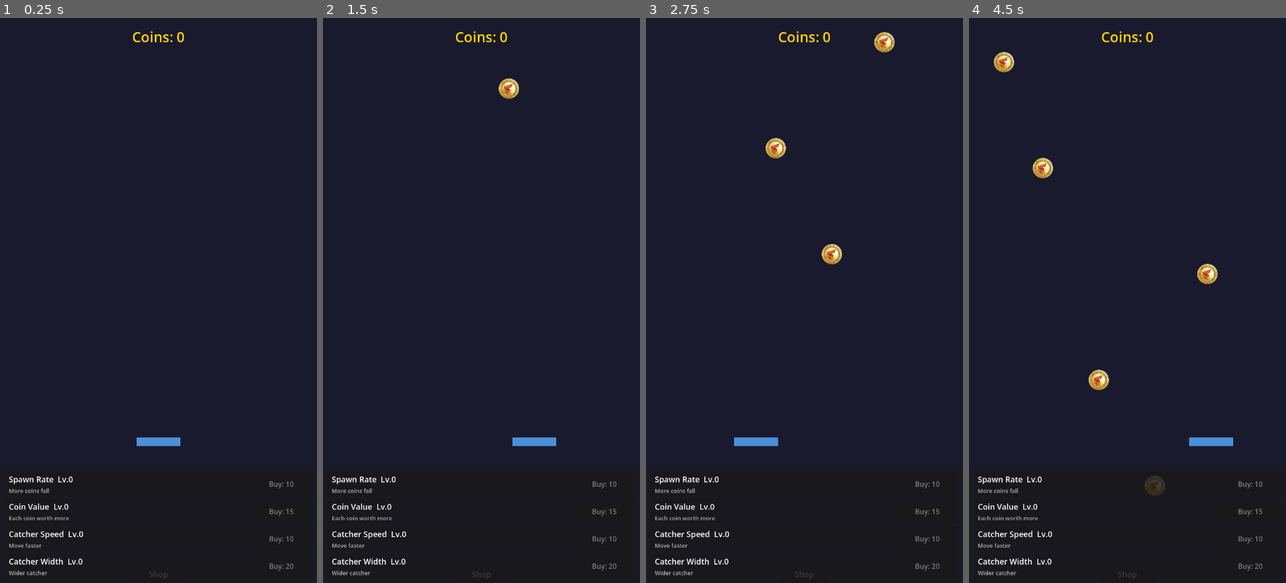
Above: before the commit, frames 1-4 (left to right).
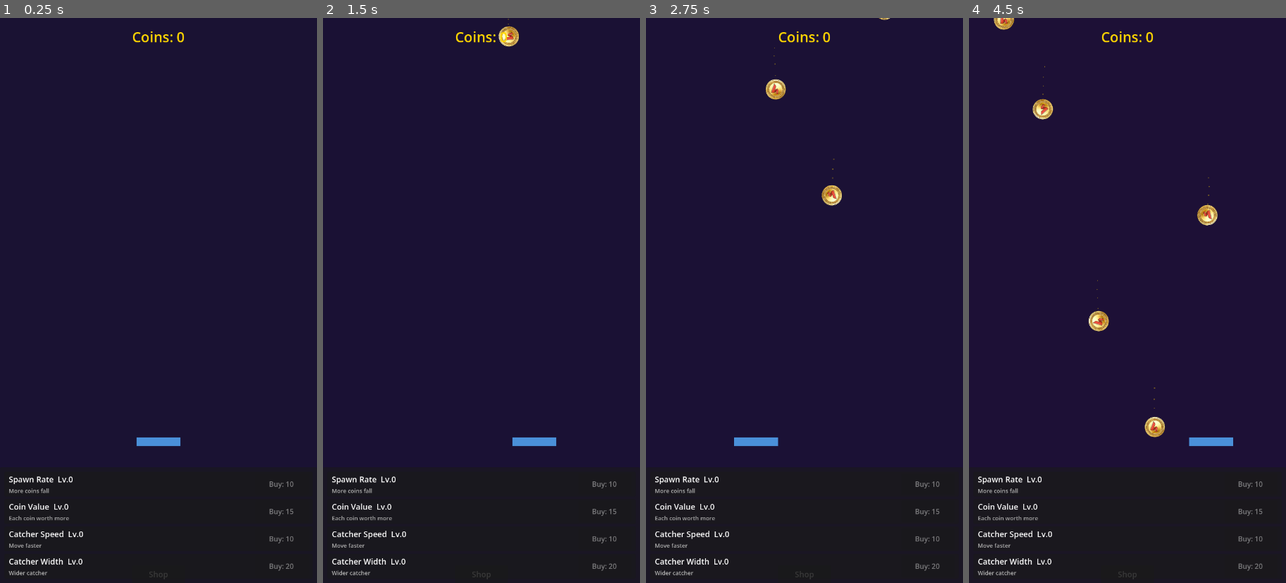
Above: after the commit, the same moments.

Repository: flexion/flexcoins
Game: Godot game, scene res://scenes/main.tscn
Same seed, same stepped clock (60 frames per second), same inputs: the game is played once before the commit and once after it. Sound files missing from this copy of the repository are replaced by a short silence.
Inputs:
- Up to frame 1 (0.25 s): no input
- Up to frame 2 (1.5 s): click "Shop" at 0.5 s; hold Right (move_right) from 1.28 s (still down)
- Up to frame 3 (2.75 s): release Right (move_right) at 2.03 s; hold Left (move_left) from 2.03 s (still down)
- Up to frame 4 (4.5 s): release Left (move_left) at 2.78 s; hold Right (move_right) 2.78-4.28 s; hold Left (move_left) from 4.28 s (still down)

The runs differ from the first frame. In frame 2, 0.4% of the frame differs, in the area x 55-62%, y 0-15%; in frame 3, 1.0%; in frame 4, 1.8%, in the area x 7-79%, y 0-85%.

Commit message:
Add game juice: particles, animations, music, milestones, and white plus text
- Looping background music (flexion-game-bonus.mp3)
- Coin rotation, slow start velocity, glow, and particle trail
- Scale-up pop and gold sparkle burst on coin collection
- Catcher motion trail when moving fast
- Currency label flash, button animation, and gold overlay on upgrade purchase
- Milestone celebration effects at 100, 500, 1K, 5K, 10K, 50K, 100K coins
- Animated background color gradient
- Floating text changed to white for visibility

Co-Authored-By: Claude Opus 4.6 <noreply@anthropic.com>

Diff:
--- a/scenes/floating_text.tscn
+++ b/scenes/floating_text.tscn
@@ -5,4 +5,4 @@
 [node name="FloatingText" type="Label"]
 script = ExtResource("1_script")
 theme_override_font_sizes/font_size = 24
-theme_override_colors/font_color = Color(1, 0.84, 0, 1)
+theme_override_colors/font_color = Color(1, 1, 1, 1)
--- a/scenes/main.tscn
+++ b/scenes/main.tscn
@@ -1,17 +1,20 @@
-[gd_scene load_steps=6 format=3 uid="uid://main_scene_001"]
+[gd_scene load_steps=8 format=3 uid="uid://main_scene_001"]
 
 [ext_resource type="Script" path="res://scripts/coin_spawner.gd" id="1_spawner_script"]
 [ext_resource type="PackedScene" path="res://scenes/coin.tscn" id="2_coin_scene"]
 [ext_resource type="PackedScene" path="res://scenes/catcher.tscn" id="3_catcher_scene"]
 [ext_resource type="PackedScene" path="res://scenes/hud.tscn" id="4_hud_scene"]
 [ext_resource type="PackedScene" path="res://scenes/floating_text.tscn" id="5_float_text"]
+[ext_resource type="Script" path="res://scripts/background.gd" id="6_bg_script"]
+[ext_resource type="AudioStream" path="res://sounds/flexion-game-bonus.mp3" id="7_music"]
 
 [node name="Main" type="Node2D"]
 
 [node name="Background" type="ColorRect" parent="."]
 offset_right = 720.0
 offset_bottom = 1280.0
-color = Color(0.101961, 0.101961, 0.180392, 1)
+color = Color(0.08, 0.08, 0.18, 1)
+script = ExtResource("6_bg_script")
 
 [node name="CoinSpawner" type="Node2D" parent="."]
 script = ExtResource("1_spawner_script")
@@ -25,4 +28,10 @@
 
 [node name="HUD" parent="." instance=ExtResource("4_hud_scene")]
 
+[node name="BackgroundMusic" type="AudioStreamPlayer" parent="."]
+stream = ExtResource("7_music")
+volume_db = -10.0
+autoplay = true
+
 [connection signal="timeout" from="CoinSpawner/Timer" to="CoinSpawner" method="_on_timer_timeout"]
+[connection signal="finished" from="BackgroundMusic" to="BackgroundMusic" method="play"]
--- /dev/null
+++ b/scripts/background.gd
@@ -0,0 +1,13 @@
+extends ColorRect
+
+var _time: float = 0.0
+
+const COLOR_A := Color(0.08, 0.08, 0.18, 1.0)   # Deep navy
+const COLOR_B := Color(0.12, 0.06, 0.22, 1.0)    # Deep purple
+const CYCLE_SPEED: float = 0.15
+
+
+func _process(delta: float) -> void:
+	_time += delta * CYCLE_SPEED
+	var t := (sin(_time) + 1.0) * 0.5
+	color = COLOR_A.lerp(COLOR_B, t)
--- a/scripts/catcher.gd
+++ b/scripts/catcher.gd
@@ -3,6 +3,9 @@
 @export var floating_text_scene: PackedScene
 
 var speed: float = 600.0
+
+var _prev_x: float = 0.0
+var _trail_particles: CPUParticles2D
 
 @onready var color_rect: ColorRect = $ColorRect
 @onready var collision_shape: CollisionShape2D = $CollisionShape2D
@@ -13,6 +16,8 @@
 	collision_shape.shape = collision_shape.shape.duplicate()
 	GameManager.upgrade_purchased.connect(_on_upgrade_purchased)
 	_apply_upgrades()
+	_prev_x = position.x
+	_setup_trail()
 
 
 func _process(delta: float) -> void:
@@ -22,11 +27,20 @@
 	var viewport_width := get_viewport_rect().size.x
 	position.x = clamp(position.x, half_width, viewport_width - half_width)
 
+	# Motion trail intensity based on speed
+	var velocity := absf(position.x - _prev_x) / delta
+	_prev_x = position.x
+	var speed_ratio := clampf(velocity / speed, 0.0, 1.0)
+	if _trail_particles:
+		_trail_particles.emitting = speed_ratio > 0.3
+		_trail_particles.amount = int(lerpf(3.0, 12.0, speed_ratio))
+
 
 func _on_area_entered(area: Area2D) -> void:
 	if area.has_method("collect"):
 		GameManager.add_currency(area.value)
 		_spawn_floating_text(area.global_position, area.value)
+		_spawn_collect_burst(area.global_position)
 		bling_sound.play()
 		area.collect()
 
@@ -50,4 +64,43 @@
 		var ft: Label = floating_text_scene.instantiate()
 		ft.text = "+%d" % value
 		ft.position = at_position + Vector2(0.0, -20.0)
+		ft.z_index = 10
 		get_parent().add_child(ft)
+
+
+func _spawn_collect_burst(at_position: Vector2) -> void:
+	var burst := CPUParticles2D.new()
+	burst.emitting = true
+	burst.one_shot = true
+	burst.explosiveness = 1.0
+	burst.amount = 12
+	burst.lifetime = 0.5
+	burst.direction = Vector2(0, -1)
+	burst.spread = 180.0
+	burst.initial_velocity_min = 80.0
+	burst.initial_velocity_max = 180.0
+	burst.gravity = Vector2(0, 200)
+	burst.scale_amount_min = 2.0
+	burst.scale_amount_max = 5.0
+	burst.color = Color(1.0, 0.84, 0.0, 0.9)
+	burst.position = at_position
+	burst.z_index = 5
+	get_parent().add_child(burst)
+	# Self-free after particles are done
+	get_tree().create_timer(burst.lifetime + 0.1).timeout.connect(burst.queue_free)
+
+
+func _setup_trail() -> void:
+	_trail_particles = CPUParticles2D.new()
+	_trail_particles.emitting = false
+	_trail_particles.amount = 6
+	_trail_particles.lifetime = 0.3
+	_trail_particles.direction = Vector2(0, 1)
+	_trail_particles.spread = 30.0
+	_trail_particles.initial_velocity_min = 20.0
+	_trail_particles.initial_velocity_max = 50.0
+	_trail_particles.gravity = Vector2.ZERO
+	_trail_particles.scale_amount_min = 2.0
+	_trail_particles.scale_amount_max = 4.0
+	_trail_particles.color = Color(0.4, 0.65, 1.0, 0.4)
+	add_child(_trail_particles)
--- a/scripts/coin.gd
+++ b/scripts/coin.gd
@@ -3,18 +3,64 @@
 @export var fall_speed: float = 300.0
 var value: int = 1
 
+var _current_speed: float = 0.0
+var _rotation_speed: float = 0.0
+
+@onready var sprite: Sprite2D = $Sprite2D
+
 
 func _ready() -> void:
 	value = GameManager.get_coin_value()
+	rotation = randf_range(0.0, TAU)
+	_rotation_speed = randf_range(-1.5, 1.5)
+	_current_speed = fall_speed * 0.15
+	_add_glow()
+	_add_trail()
 
 
 func _process(delta: float) -> void:
-	position.y += fall_speed * delta
+	_current_speed = move_toward(_current_speed, fall_speed, fall_speed * delta * 0.8)
+	position.y += _current_speed * delta
+	rotation += _rotation_speed * delta
 
 
 func collect() -> void:
-	queue_free()
+	set_deferred("monitoring", false)
+	set_deferred("monitorable", false)
+	set_process(false)
+	# Scale-up pop before disappearing
+	var tween := create_tween()
+	tween.tween_property(sprite, "scale", Vector2(0.55, 0.55), 0.07).set_ease(Tween.EASE_OUT)
+	tween.tween_property(sprite, "scale", Vector2(0.0, 0.0), 0.09).set_ease(Tween.EASE_IN)
+	tween.parallel().tween_property(self, "modulate:a", 0.0, 0.09)
+	tween.tween_callback(queue_free)
 
 
 func _on_screen_exited() -> void:
 	queue_free()
+
+
+func _add_glow() -> void:
+	# Faint glow behind the coin using a scaled-up tinted copy of the sprite
+	var glow := Sprite2D.new()
+	glow.texture = sprite.texture
+	glow.scale = Vector2(0.55, 0.55)
+	glow.modulate = Color(1.0, 0.84, 0.0, 0.2)
+	glow.z_index = -1
+	add_child(glow)
+
+
+func _add_trail() -> void:
+	var trail := CPUParticles2D.new()
+	trail.emitting = true
+	trail.amount = 5
+	trail.lifetime = 0.35
+	trail.direction = Vector2(0, -1)
+	trail.spread = 15.0
+	trail.initial_velocity_min = 8.0
+	trail.initial_velocity_max = 20.0
+	trail.gravity = Vector2.ZERO
+	trail.scale_amount_min = 1.5
+	trail.scale_amount_max = 3.0
+	trail.color = Color(1.0, 0.84, 0.0, 0.35)
+	add_child(trail)
--- a/scripts/game_manager.gd
+++ b/scripts/game_manager.gd
@@ -2,10 +2,12 @@
 
 signal currency_changed(new_amount: int)
 signal upgrade_purchased(upgrade_id: String)
+signal milestone_reached(amount: int)
 
 const SAVE_PATH: String = "user://save.json"
 const MAX_OFFLINE_SECONDS: float = 28800.0  # 8 hours
 const OFFLINE_EFFICIENCY: float = 0.5
+const MILESTONES: Array[int] = [100, 500, 1000, 5000, 10000, 50000, 100000]
 
 const UPGRADE_DATA: Dictionary = {
 	"spawn_rate": {"name": "Spawn Rate", "description": "More coins fall", "base_cost": 10, "cost_growth": 1.15},
@@ -18,6 +20,7 @@
 var _upgrade_levels: Dictionary = {}
 var _last_played: float = 0.0
 var _offline_earnings: int = 0
+var _last_milestone: int = 0
 
 func _ready() -> void:
 	get_tree().auto_accept_quit = false
@@ -30,6 +33,10 @@
 	autosave_timer.timeout.connect(save_game)
 	add_child(autosave_timer)
 	autosave_timer.start()
+	# Set initial milestone based on loaded currency
+	for m: int in MILESTONES:
+		if currency >= m:
+			_last_milestone = m
 
 func _notification(what: int) -> void:
 	if what == NOTIFICATION_WM_CLOSE_REQUEST:
@@ -37,8 +44,10 @@
 		get_tree().quit()
 
 func add_currency(amount: int) -> void:
+	var old_currency := currency
 	currency += amount
 	currency_changed.emit(currency)
+	_check_milestones(old_currency, currency)
 
 func get_upgrade_level(upgrade_id: String) -> int:
 	return _upgrade_levels.get(upgrade_id, 0)
@@ -114,3 +123,9 @@
 	# This fires before scene nodes connect signals. Consumers must read
 	# GameManager.currency in their own _ready() for the initial value.
 	currency_changed.emit(currency)
+
+func _check_milestones(old_amount: int, new_amount: int) -> void:
+	for m: int in MILESTONES:
+		if old_amount < m and new_amount >= m and m > _last_milestone:
+			_last_milestone = m
+			milestone_reached.emit(m)
--- a/scripts/hud.gd
+++ b/scripts/hud.gd
@@ -1,6 +1,9 @@
 extends CanvasLayer
 
 @export var upgrade_button_scene: PackedScene
+
+var _gold_flash: ColorRect
+var _milestone_label: Label
 
 @onready var currency_label: Label = %CurrencyLabel
 @onready var upgrade_container: VBoxContainer = %UpgradeContainer
@@ -13,10 +16,14 @@
 
 func _ready() -> void:
 	GameManager.currency_changed.connect(_on_currency_changed)
+	GameManager.upgrade_purchased.connect(_on_upgrade_purchased)
+	GameManager.milestone_reached.connect(_on_milestone_reached)
 	_on_currency_changed(GameManager.currency)
 	_create_upgrade_buttons()
 	shop_toggle.pressed.connect(_on_shop_toggle_pressed)
 	_check_offline_earnings()
+	_create_gold_flash_overlay()
+	_create_milestone_label()
 
 
 func _on_currency_changed(new_amount: int) -> void:
@@ -49,3 +56,105 @@
 func _on_welcome_dismissed() -> void:
 	welcome_panel.visible = false
 	GameManager.clear_offline_earnings()
+
+
+func _on_upgrade_purchased(_upgrade_id: String) -> void:
+	_flash_currency_label()
+	_flash_gold_overlay()
+
+
+func _flash_currency_label() -> void:
+	var tween := create_tween()
+	currency_label.add_theme_color_override("font_color", Color(1.0, 1.0, 1.0, 1.0))
+	tween.tween_property(currency_label, "scale", Vector2(1.3, 1.3), 0.1).set_ease(Tween.EASE_OUT)
+	tween.tween_property(currency_label, "scale", Vector2(1.0, 1.0), 0.15).set_ease(Tween.EASE_IN)
+	tween.tween_callback(func() -> void:
+		currency_label.add_theme_color_override("font_color", Color(1.0, 0.84, 0.0, 1.0))
+	)
+
+
+func _create_gold_flash_overlay() -> void:
+	_gold_flash = ColorRect.new()
+	_gold_flash.anchors_preset = Control.PRESET_FULL_RECT
+	_gold_flash.offset_right = 720.0
+	_gold_flash.offset_bottom = 1280.0
+	_gold_flash.color = Color(1.0, 0.84, 0.0, 0.0)
+	_gold_flash.mouse_filter = Control.MOUSE_FILTER_IGNORE
+	add_child(_gold_flash)
+
+
+func _flash_gold_overlay() -> void:
+	var tween := create_tween()
+	_gold_flash.color.a = 0.15
+	tween.tween_property(_gold_flash, "color:a", 0.0, 0.3).set_ease(Tween.EASE_OUT)
+
+
+func _create_milestone_label() -> void:
+	_milestone_label = Label.new()
+	_milestone_label.horizontal_alignment = HORIZONTAL_ALIGNMENT_CENTER
+	_milestone_label.vertical_alignment = VERTICAL_ALIGNMENT_CENTER
+	_milestone_label.anchors_preset = Control.PRESET_CENTER
+	_milestone_label.offset_left = -300.0
+	_milestone_label.offset_right = 300.0
+	_milestone_label.offset_top = -60.0
+	_milestone_label.offset_bottom = 60.0
+	_milestone_label.add_theme_font_size_override("font_size", 48)
+	_milestone_label.add_theme_color_override("font_color", Color(1.0, 0.84, 0.0, 1.0))
+	_milestone_label.modulate.a = 0.0
+	_milestone_label.mouse_filter = Control.MOUSE_FILTER_IGNORE
+	add_child(_milestone_label)
+
+
+func _on_milestone_reached(amount: int) -> void:
+	_show_milestone_celebration(amount)
+
+
+func _show_milestone_celebration(amount: int) -> void:
+	_milestone_label.text = "%d COINS!" % amount
+	_milestone_label.scale = Vector2(0.5, 0.5)
+
+	# Big gold screen flash
+	_gold_flash.color.a = 0.3
+	var flash_tween := create_tween()
+	flash_tween.tween_property(_gold_flash, "color:a", 0.0, 0.6).set_ease(Tween.EASE_OUT)
+
+	# Animated milestone text
+	var tween := create_tween()
+	tween.tween_property(_milestone_label, "modulate:a", 1.0, 0.15)
+	tween.parallel().tween_property(_milestone_label, "scale", Vector2(1.2, 1.2), 0.2).set_ease(Tween.EASE_OUT).set_trans(Tween.TRANS_BACK)
+	tween.tween_property(_milestone_label, "scale", Vector2(1.0, 1.0), 0.15)
+	tween.tween_interval(1.0)
+	tween.tween_property(_milestone_label, "modulate:a", 0.0, 0.4)
+	tween.tween_property(_milestone_label, "scale", Vector2(0.5, 0.5), 0.01)
+
+	# Spawn celebration particles across the screen
+	_spawn_celebration_particles()
+
+
+func _spawn_celebration_particles() -> void:
+	for i: int in range(3):
+		var burst := CPUParticles2D.new()
+		burst.emitting = true
+		burst.one_shot = true
+		burst.explosiveness = 0.8
+		burst.amount = 20
+		burst.lifetime = 1.2
+		burst.direction = Vector2(0, -1)
+		burst.spread = 180.0
+		burst.initial_velocity_min = 150.0
+		burst.initial_velocity_max = 350.0
+		burst.gravity = Vector2(0, 300)
+		burst.scale_amount_min = 3.0
+		burst.scale_amount_max = 7.0
+		burst.color = Color(1.0, 0.84, 0.0, 0.9)
+		# Need to add to a Node2D parent since CanvasLayer can't position particles directly
+		# Use offset positions by setting emission shape
+		burst.emission_shape = CPUParticles2D.EMISSION_SHAPE_RECTANGLE
+		burst.emission_rect_extents = Vector2(200.0, 20.0)
+		burst.position = Vector2(360.0, 640.0 + i * 200.0 - 200.0)
+		# CanvasLayer children need a Control or Node2D wrapper
+		var wrapper := Node2D.new()
+		wrapper.position = Vector2.ZERO
+		add_child(wrapper)
+		wrapper.add_child(burst)
+		get_tree().create_timer(burst.lifetime + 0.2).timeout.connect(wrapper.queue_free)
--- a/scripts/upgrade_button.gd
+++ b/scripts/upgrade_button.gd
@@ -19,7 +19,8 @@
 
 
 func _on_buy_pressed() -> void:
-	GameManager.try_purchase_upgrade(upgrade_id)
+	if GameManager.try_purchase_upgrade(upgrade_id):
+		_animate_purchase()
 
 
 func _on_currency_changed(_amount: int) -> void:
@@ -40,3 +41,16 @@
 	effect_label.text = data.description
 	buy_button.text = "Buy: %d" % cost
 	buy_button.disabled = GameManager.currency < cost
+
+
+func _animate_purchase() -> void:
+	var tween := create_tween()
+	# Quick scale punch
+	tween.tween_property(self, "scale", Vector2(1.05, 1.05), 0.08).set_ease(Tween.EASE_OUT)
+	tween.tween_property(self, "scale", Vector2(1.0, 1.0), 0.12).set_ease(Tween.EASE_IN_OUT)
+	# Flash the button bright
+	var original_color: Color = buy_button.get_theme_color("font_color")
+	buy_button.add_theme_color_override("font_color", Color(1.0, 1.0, 1.0, 1.0))
+	tween.tween_callback(func() -> void:
+		buy_button.add_theme_color_override("font_color", original_color)
+	)
Not shown, added: scripts/background.gd.uid
